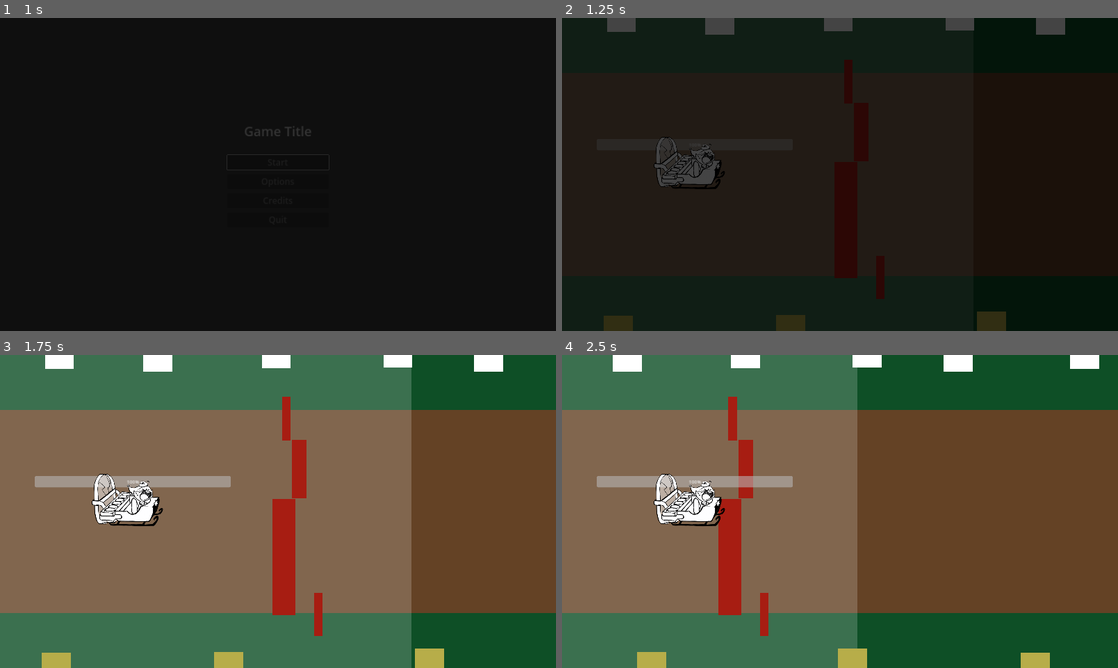
Above: before the commit, frames 1-4 (two rows, left to right).
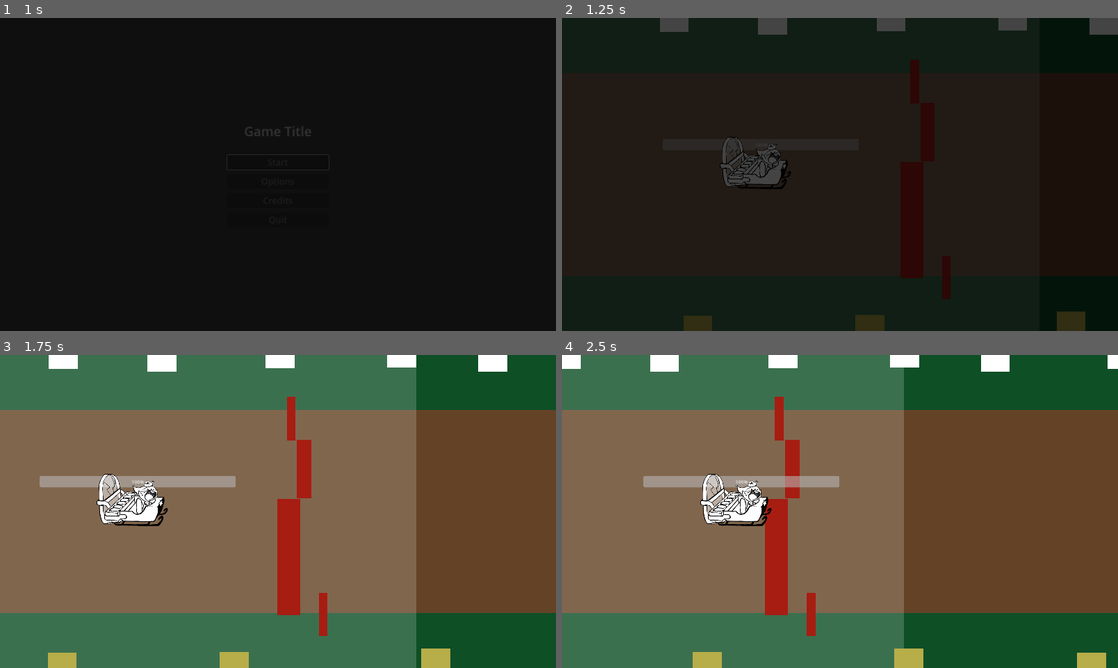
Above: after the commit, the same moments.

Repository: hsandt/ld53
Game: Godot game, scene res://scenes/main_menu_scene.tscn
Two runs of this game, one before a commit and one after it. Both use one fixed random seed, a clock stepped at 60 frames per second and the inputs below.
Inputs (mouse positions are in pixels of both pictures, inside the frame that each line leads up to):
- Up to frame 1 (1 s): tap Enter (ui_accept) at 0.5, 0.77 s; move the mouse to (400, 158) at 0.52 s; hold Right (ui_right) from 0.53 s (still down); hold M (app_next_resolution) from 0.53 s (still down); click (400, 158) at 0.67 s
- Up to frame 2 (1.25 s): keep holding Right (ui_right); keep holding M (app_next_resolution)
- Up to frame 3 (1.75 s): move the mouse to (166, 527) at 1.27 s; release Right (ui_right) at 1.28 s; release M (app_next_resolution) at 1.28 s; hold S (down) from 1.28 s (still down); tap N (app_prev_resolution) at 1.35 s; tap Enter (ui_accept) at 1.52 s
- Up to frame 4 (2.5 s): move the mouse to (895, 442) at 2.02 s; release S (down) at 2.03 s; hold Right (ui_right) from 2.03 s (still down); hold M (app_next_resolution) from 2.03 s (still down)

Frame 1 is identical in both runs. In frame 2, 6.7% of the frame differs, in the area x 7-100%, y 0-100%; in frame 3, 4.1%; in frame 4, 19%, in the area x 0-100%, y 0-100%.

Commit message:
[Camera] Extract camera as prefab from all scenes and enable position smoothing
(cool warp on start, and fixes jittering on start move and sometimes mid-race)

Diff:
--- /dev/null
+++ b/prefabs/ingame/camera_2d.tscn
@@ -0,0 +1,4 @@
+[gd_scene format=3 uid="uid://cxmcka11cekmi"]
+
+[node name="Camera2D" type="Camera2D"]
+position_smoothing_enabled = true
--- a/scenes/first_scene.tscn
+++ b/scenes/first_scene.tscn
@@ -6,6 +6,7 @@
 [ext_resource type="PackedScene" uid="uid://4n8e4dswbycl" path="res://prefabs/ingame/player_character_body_2d.tscn" id="3_82xke"]
 [ext_resource type="Script" path="res://scripts/audio/MusicStreamPlayer.gd" id="3_a3gc7"]
 [ext_resource type="Script" path="res://scripts/ingame/ScrollingCenter.gd" id="6_b3o2y"]
+[ext_resource type="PackedScene" uid="uid://cxmcka11cekmi" path="res://prefabs/ingame/camera_2d.tscn" id="6_cbhgf"]
 [ext_resource type="PackedScene" uid="uid://jpoe3ovp36uc" path="res://prefabs/ingame/map_1.tscn" id="8_srhq4"]
 
 [sub_resource type="RectangleShape2D" id="RectangleShape2D_ft5pg"]
@@ -47,7 +48,7 @@
 player_character = NodePath("../PlayerCharacterBody2D")
 lookahead_distance = 500.0
 
-[node name="Camera2D" type="Camera2D" parent="ScrollingCenter"]
+[node name="Camera2D" parent="ScrollingCenter" instance=ExtResource("6_cbhgf")]
 
 [node name="RigidBody2D Screen Colliders (BAD causes speed up)" type="AnimatableBody2D" parent="."]
 process_mode = 4
--- a/scenes/test/art_level.tscn
+++ b/scenes/test/art_level.tscn
@@ -6,6 +6,7 @@
 [ext_resource type="PackedScene" uid="uid://4n8e4dswbycl" path="res://prefabs/ingame/player_character_body_2d.tscn" id="4_3j6cy"]
 [ext_resource type="Script" path="res://scripts/ingame/ScrollingCenter.gd" id="5_g1h1w"]
 [ext_resource type="PackedScene" uid="uid://dut1iocwxhlh7" path="res://scenes/test/art_map.tscn" id="6_50fx4"]
+[ext_resource type="PackedScene" uid="uid://cxmcka11cekmi" path="res://prefabs/ingame/camera_2d.tscn" id="6_a1bd6"]
 [ext_resource type="Texture2D" uid="uid://dk7tsog5tghbd" path="res://sprites/ref/ingame_mockup.png" id="7_7d17y"]
 
 [sub_resource type="RectangleShape2D" id="RectangleShape2D_ft5pg"]
@@ -47,7 +48,7 @@
 player_character = NodePath("../PlayerCharacterBody2D")
 lookahead_distance = 500.0
 
-[node name="Camera2D" type="Camera2D" parent="ScrollingCenter"]
+[node name="Camera2D" parent="ScrollingCenter" instance=ExtResource("6_a1bd6")]
 
 [node name="RigidBody2D Screen Colliders (BAD causes speed up)" type="AnimatableBody2D" parent="."]
 process_mode = 4
--- a/scenes/test/test_level.tscn
+++ b/scenes/test/test_level.tscn
@@ -6,6 +6,7 @@
 [ext_resource type="PackedScene" uid="uid://4n8e4dswbycl" path="res://prefabs/ingame/player_character_body_2d.tscn" id="4_fkdm4"]
 [ext_resource type="Script" path="res://scripts/ingame/ScrollingCenter.gd" id="5_5wm0g"]
 [ext_resource type="PackedScene" uid="uid://bconteqikkki5" path="res://scenes/test/test_map.tscn" id="6_afsi3"]
+[ext_resource type="PackedScene" uid="uid://cxmcka11cekmi" path="res://prefabs/ingame/camera_2d.tscn" id="6_nrs72"]
 
 [sub_resource type="RectangleShape2D" id="RectangleShape2D_ft5pg"]
 size = Vector2(1920, 100)
@@ -46,7 +47,7 @@
 player_character = NodePath("../PlayerCharacterBody2D")
 lookahead_distance = 500.0
 
-[node name="Camera2D" type="Camera2D" parent="ScrollingCenter"]
+[node name="Camera2D" parent="ScrollingCenter" instance=ExtResource("6_nrs72")]
 
 [node name="RigidBody2D Screen Colliders (BAD causes speed up)" type="AnimatableBody2D" parent="."]
 process_mode = 4
Not shown: 1 places in scenes/first_scene.tscn that only renumber resources
Not shown: 1 places in scenes/test/art_level.tscn that only renumber resources
Not shown: 1 places in scenes/test/test_level.tscn that only renumber resources
